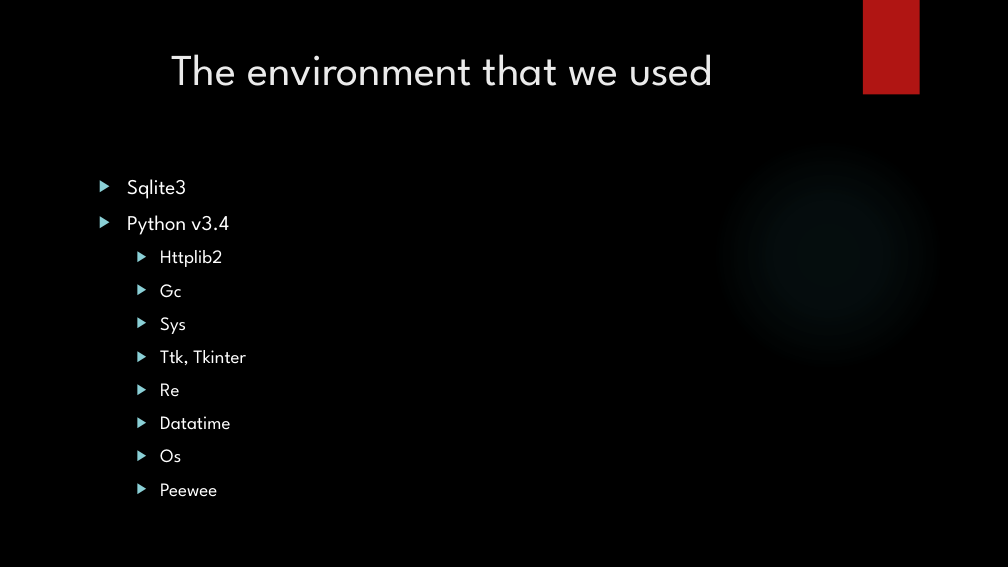
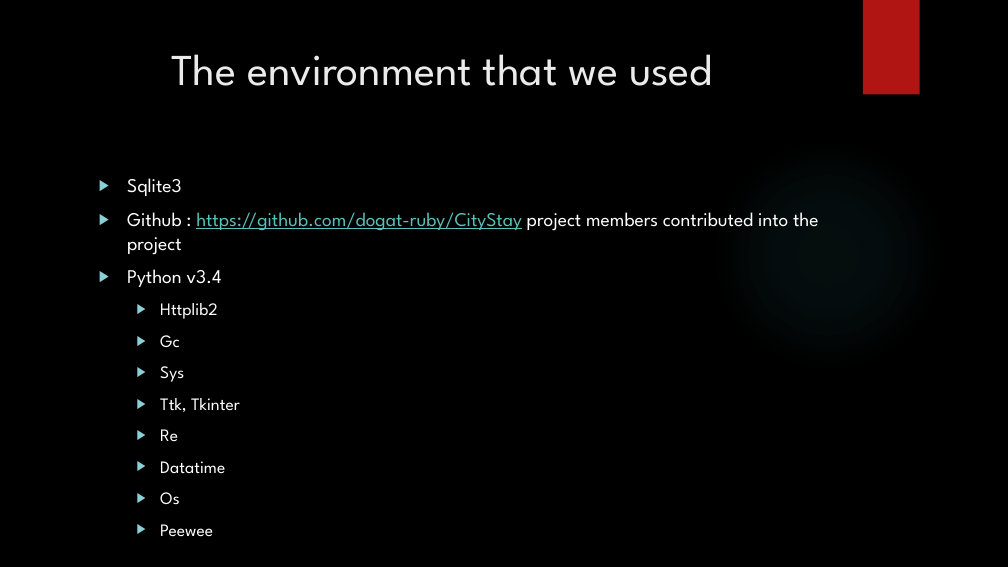
Before and after one commit to dogat-ruby/CityStay, a slide deck: slide 6 of docs/LEGISLATIVE DATA ANALYZER.pptx. Drawn at 1008x567 pixels with LibreOffice and Linux fonts; fonts in the diff are those of the drawing; background and template pictures are left out. Boxes give left, top, right and bottom in pixels: in the first picture for what was removed or moved away, otherwise in the second. Text is boxed around its words. In the diff, an @@ line names an element or a change of style, - is before the commit and + after.

```diff
--- a/docs/LEGISLATIVE DATA ANALYZER.pptx
+++ b/docs/LEGISLATIVE DATA ANALYZER.pptx
@@ text at (127, 178, 240, 504): size 20 to 18.5 pt in "Sqlite3", "Python v3.4"; size 18 to 16.6 pt in "Httplib2", "Gc", "Sys", "Ttk, Tkinter" and 4 more places @@
@@ text at (127, 212, 819, 255): paragraph added @@
+▶ Github : https://github.com/dogat-ruby/CityStay project members contributed into the project
```
Also in this commit, not shown: 1 other slide changed.
